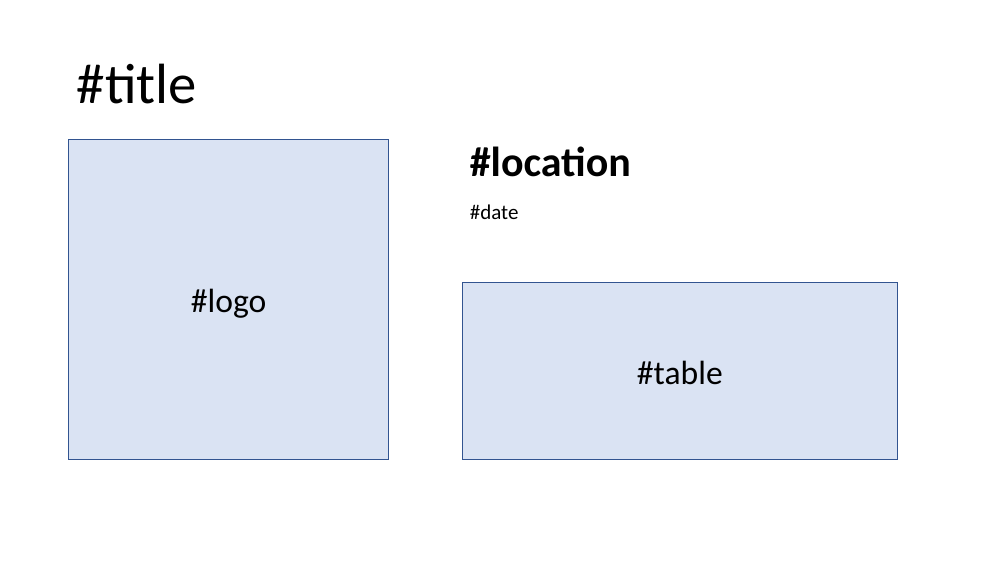
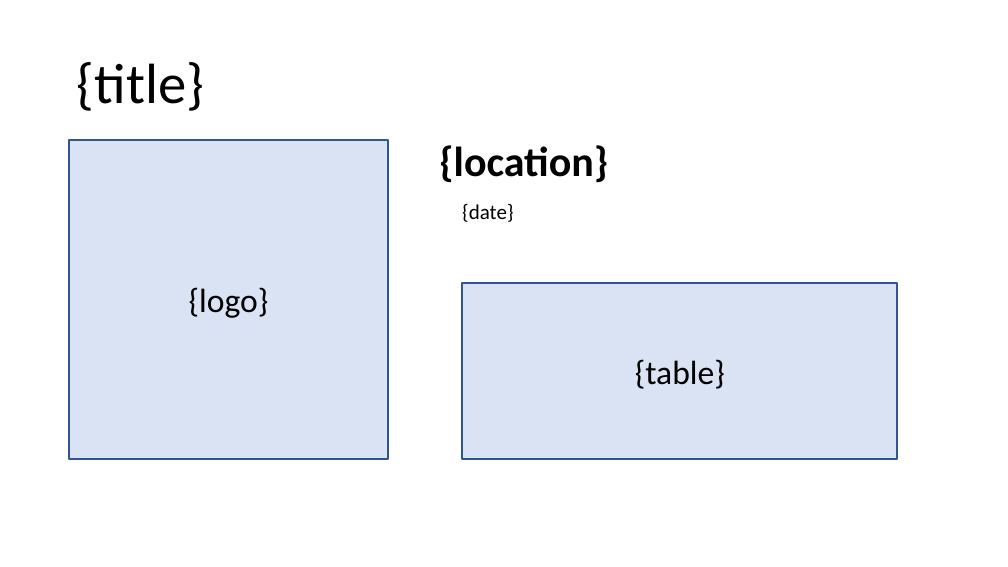
Before and after one commit to timhoffm/pptx-blueprint, a slide deck: slide 2 of data/example01.pptx (slide 1 before the commit). Drawn at 1008x567 pixels with LibreOffice and Linux fonts; fonts in the diff are those of the drawing. Boxes give left, top, right and bottom in pixels: in the first picture for what was removed or moved away, otherwise in the second. Text is boxed around its words. In the diff, an @@ line names an element or a change of style, - is before the commit and + after.

```diff
--- a/data/example01.pptx
+++ b/data/example01.pptx
@@ text at (77, 62, 204, 111): text changed @@
-#title
+{title}
@@ rectangle "{logo}" at (69, 140, 389, 460): outline #325491 1 pt to #325491 2 pt @@
@@ text at (439, 145, 608, 183): text changed @@
-#location
+{location}
@@ text at (462, 204, 513, 222): text changed @@
-#date
+{date}
@@ text in rectangle at (189, 287, 269, 318): text changed @@
-#logo
+{logo}
@@ rectangle "{table}" at (463, 283, 898, 459): outline #325491 1 pt to #325491 2 pt @@
@@ text in rectangle at (635, 359, 725, 389): text changed @@
-#table
+{table}
```
Also in this commit, not shown: 1 slide added, 2 other files.
